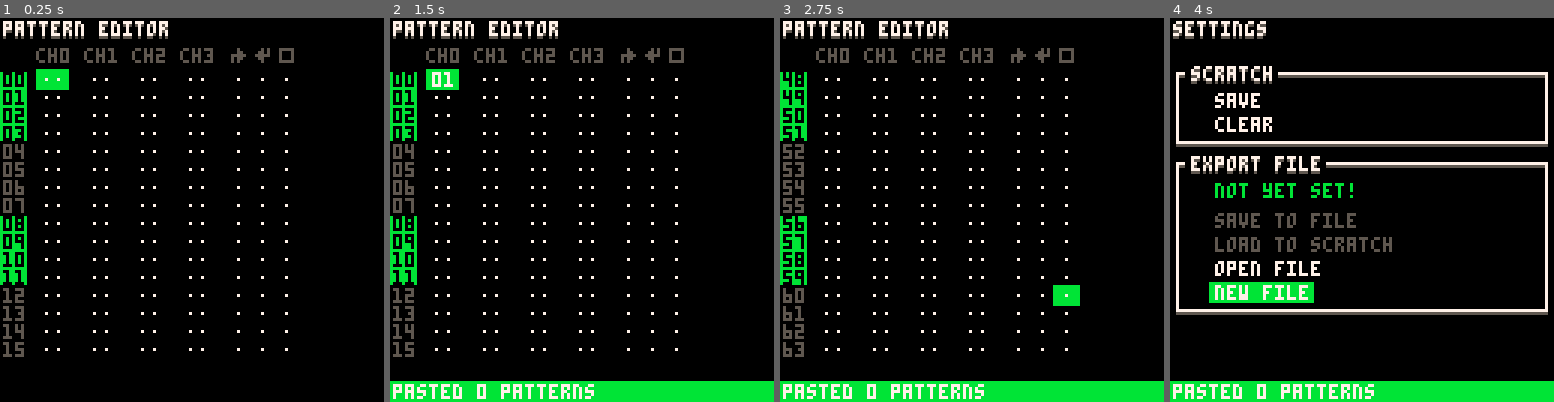
Above: before the commit, frames 1-4 (left to right).
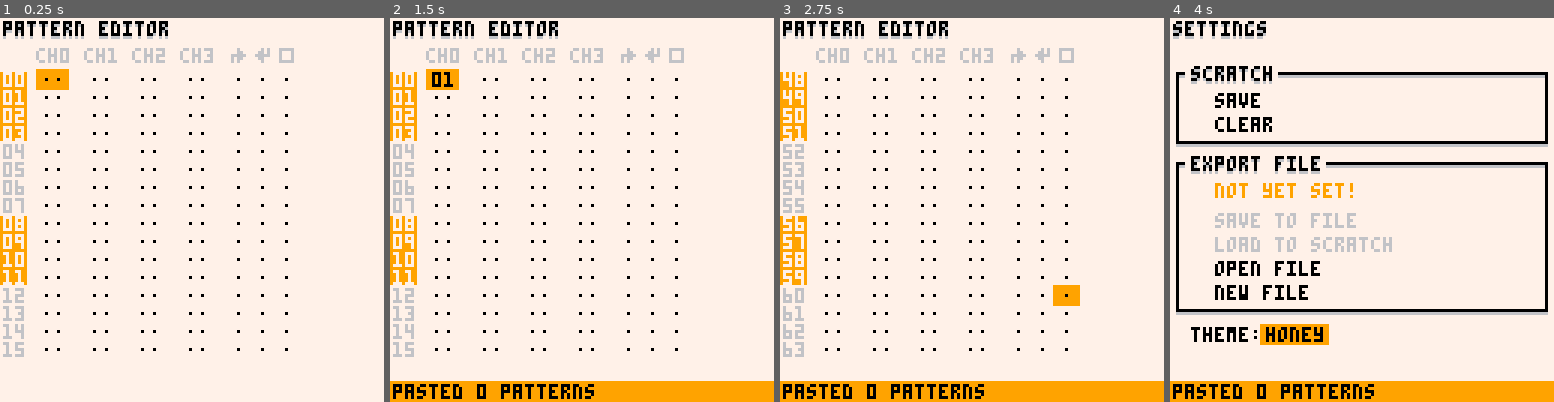
Above: after the commit, the same moments.

Repository: romainchapou/pico-sound-dj
Game: PICO-8 cartridge psdj.p8
Same seed, same stepped clock (60 frames per second), same inputs: the game is played once before the commit and once after it.
Inputs:
- Up to frame 1 (0.25 s): no input
- Up to frame 2 (1.5 s): tap X (X key) at 0.33, 1.07 s; tap O (Z key) at 0.7 s
- Up to frame 3 (2.75 s): hold Right 1.6-2.1 s; tap O (Z key) at 1.7, 2.1, 2.5 s; tap X (X key) at 1.85 s; hold Up 2.15-2.42 s; hold Right from 2.47 s (still down)
- Up to frame 4 (4 s): tap O (Z key) at 2.9, 3.3, 3.7 s; tap X (X key) at 2.97 s; release Right at 3.03 s; hold Left 3.08-3.58 s; hold Down 3.63-3.97 s

The runs differ from the first frame. In frame 1, 100% of the frame differs, in the area x 0-100%, y 0-100%; in frame 2, 100%; in frame 3, 100%; in frame 4, 99%.

Commit message:
Add themes support

Diff:
--- a/input_widget.lua
+++ b/input_widget.lua
@@ -1,3 +1,9 @@
+function base_widget_udpate(_ENV)
+  if btn(5) and not btn(4) then
+    value = mid(min_value, value + nudge() - nudge(true)*delta_up, max_value)
+  end
+end
+
 -- note that this should actually be named "numeric_input_widget"
 function make_input_widget(base_val, min_val, max_val, delta, draw, update)
   if draw == nil then
@@ -16,11 +22,7 @@
   if delta == nil then delta = max_val end
 
   if update == nil then
-    update = function(_ENV)
-      if btn(5) and not btn(4) then
-        value = mid(min_value, value + nudge() - nudge(true)*delta_up, max_value)
-      end
-    end
+    update = base_widget_udpate
   end
 
   return class:new {
@@ -34,16 +36,23 @@
   }
 end
 
-function make_named_input_widget(name, base_val, min_val, max_val, delta, draw, update)
+function make_named_input_widget(name, base_val, min_val, max_val, delta,
+                                 draw, update, value_tbl)
   if draw == nil then
     draw = function(_ENV, x, y, is_selected)
       if name ~= nil then
+        local str_val = tostr(value)
+
+        if value_tbl then
+          str_val = value_tbl[value][1]
+        end
+
         if is_selected then
-          rectfill(#name*4+5 + x-2, y-1, #name*4+1 + x+4 + #tostr(value)*4, y+5, 9)
+          rectfill(#name*4+5 + x-2, y-1, #name*4+1 + x+4 + #str_val*4, y+5, 9)
         end
 
         print(name .. ":", x, y, is_selected and 0 or 6)
-        print(value, x + #name*4+4+1, y, 0)
+        print(str_val, x + #name*4+5, y, 0)
       end
     end
   end
--- a/main.lua
+++ b/main.lua
@@ -1,18 +1,3 @@
-function apply_palette(name)
-  -- bg, shade, txt, highligth
-  local p = {
-    honey = split "7,6,0,9",
-    artic = split "0,13,7,12",
-    nerd  = split "0,3,11,10",
-    fire  = split "7,6,0,8",
-    nerd2 = split "0,5,7,11"
-  }
-
-  for i=1,4 do
-    pal(p.honey[i], p[name][i], 1)
-  end
-end
-
 function _init()
   -- set key repeat
   poke(0x5f5c, 4)
@@ -20,8 +5,6 @@
 
   palt(0, false)
   palt(14, true)
-
-  apply_palette "nerd2"
 
   CHANNEL_X_OFFSET = 16
 
--- a/settings_pane.lua
+++ b/settings_pane.lua
@@ -75,7 +75,17 @@
 
           load_widg.inactive = not file_readable(export_file)
         end)
-      end)
+      end),
+
+      make_named_input_widget("theme", 1, 1, #THEMES, nil, nil,
+        function(_ENV)
+          base_widget_udpate(_ENV)
+
+          for i=1,4 do
+            pal(THEMES[1][2][i], THEMES[value][2][i], 1)
+          end
+        end,
+        THEMES)
     }
 
     -- those two widgets are inactive while the export file is not set
@@ -143,9 +153,11 @@
 
     print(exp_txt, start_x+12, start_y+49, 9)
 
-    for i=3,#widgs do
+    for i=3,6 do
       widgs[i]:draw(start_x+12, start_y + 8*i+35, i == cur_widg)
     end
+
+    widgs[7]:draw(start_x+4, start_y + 97, cur_widg == 7)
 
     for w in all(sub_wins) do
       w:draw()
--- a/utils.lua
+++ b/utils.lua
@@ -3,6 +3,15 @@
 HEX_VALUES = "0123456789abcdef"
 INSTRUMENT_NAMES = split("triangle,tilted saw,saw,square,pulse,organ,noise,phaser")
 EFFECT_NAMES = split("no effect,slide,vibrato,drop,fade in,fade out,arp fast,arp slow")
+
+-- TODO @Cleanup: use THEMES + THEME_NAMES, would probably save some tokens
+THEMES = {
+  { "honey"    , split "7,6,0,9"   }, -- default
+  { "navy"     , split "1,13,7,4"  },
+  { "artic"    , split "0,13,7,12" },
+  { "nerd"     , split "0,3,11,5"  },
+  { "pumpkin"  , split "4,2,1,15"  },
+}
 
 function two_digit_number_str(num)
   return num < 10 and "0" .. tostr(num) or tostr(num)
@@ -48,7 +57,3 @@
 
   return 0
 end
-
--- TODO to save some tokens
--- * minmax
--- * nudge btn
